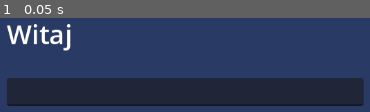
Above: before the commit, frame 1.
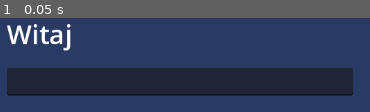
Above: after the commit, the same moment.

Repository: MateuszChoda/MediaLamus
Game: Godot game, scene res://Base/main_screen.tscn
Two runs of this game, one before a commit and one after it. Both use one fixed random seed, a clock stepped at 60 frames per second and the inputs below. This scene is started directly instead of the project's main scene.
Inputs:
- Up to frame 1 (0.05 s): no input

The runs differ from the first frame. In frame 1, 21% of the frame differs, in the area x 1-99%, y 53-94%.

Commit message:
Register setup

Diff:
--- a/Base/Register_screen.tscn
+++ b/Base/Register_screen.tscn
@@ -1,13 +1,15 @@
+[gd_scene load_steps=2 format=3 uid="uid://dilvtyd1sl5qt"]
 
-[gd_scene format=3 uid="uid://cqtyb802ooenn"]
+[ext_resource type="Script" uid="uid://dpd3cgsx6h8b0" path="res://Scripts/register_screen.gd" id="1_rh3ov"]
 
-[node name="Control" type="Control"]
+[node name="RegisterScreen" type="Control"]
 layout_mode = 3
 anchors_preset = 15
 anchor_right = 1.0
 anchor_bottom = 1.0
 grow_horizontal = 2
 grow_vertical = 2
+script = ExtResource("1_rh3ov")
 
 [node name="ColorRect" type="ColorRect" parent="."]
 layout_mode = 1
@@ -99,7 +101,7 @@
 anchor_top = 0.5
 anchor_right = 0.5
 anchor_bottom = 0.5
-offset_left = -154.0
+offset_left = -220.0
 offset_top = 38.0
 offset_right = -106.0
 offset_bottom = 61.0
@@ -108,3 +110,15 @@
 text = "Powtórz hasło:"
 horizontal_alignment = 1
 vertical_alignment = 1
+
+[node name="Warning" type="Label" parent="ColorRect"]
+layout_mode = 0
+offset_right = 40.0
+offset_bottom = 23.0
+
+[connection signal="text_changed" from="ColorRect/Login" to="." method="_on_login_text_changed"]
+[connection signal="text_submitted" from="ColorRect/Login" to="." method="_on_login_text_submitted"]
+[connection signal="text_changed" from="ColorRect/Haslo" to="." method="_on_haslo_text_changed"]
+[connection signal="text_submitted" from="ColorRect/Haslo" to="." method="_on_haslo_text_submitted"]
+[connection signal="text_changed" from="ColorRect/Haslo2" to="." method="_on_haslo_2_text_changed"]
+[connection signal="text_submitted" from="ColorRect/Haslo2" to="." method="_on_haslo_2_text_submitted"]
--- a/Base/main_screen.tscn
+++ b/Base/main_screen.tscn
@@ -30,28 +30,11 @@
 [node name="LineEdit" type="LineEdit" parent="ColorRect"]
 layout_mode = 1
 offset_left = 30.0
-offset_top = 120.0
-offset_right = 545.0
-offset_bottom = 160.0
+offset_top = 105.0
+offset_right = 530.0
+offset_bottom = 145.0
 
 [node name="TextureButton" type="TextureButton" parent="ColorRect"]
-layout_mode = 1
-anchors_preset = 1
-anchor_left = 1.0
-anchor_right = 1.0
-offset_left = -78.0
-offset_top = 120.0
-offset_right = -38.0
-offset_bottom = 160.0
-grow_horizontal = 0
-
-[node name="TextureButton2" type="TextureButton" parent="ColorRect"]
-layout_mode = 1
-anchors_preset = 1
-anchor_left = 1.0
-anchor_right = 1.0
-offset_left = -78.0
-offset_top = 30.0
-offset_right = -38.0
-offset_bottom = 70.0
-grow_horizontal = 0
+layout_mode = 0
+offset_right = 40.0
+offset_bottom = 40.0
--- /dev/null
+++ b/Scripts/register_screen.gd
@@ -0,0 +1,25 @@
+extends Control
+
+
+func _on_login_text_changed(new_text: String) -> void:
+	pass # Replace with function body.
+
+
+func _on_login_text_submitted(new_text: String) -> void:
+	pass # Replace with function body.
+
+
+func _on_haslo_text_changed(new_text: String) -> void:
+	pass # Replace with function body.
+
+
+func _on_haslo_text_submitted(new_text: String) -> void:
+	pass # Replace with function body.
+
+
+func _on_haslo_2_text_changed(new_text: String) -> void:
+	pass # Replace with function body.
+
+
+func _on_haslo_2_text_submitted(new_text: String) -> void:
+	pass # Replace with function body.
Not shown: 1 places in Base/main_screen.tscn that only renumber resources
Not shown, added: Scripts/register_screen.gd.uid
